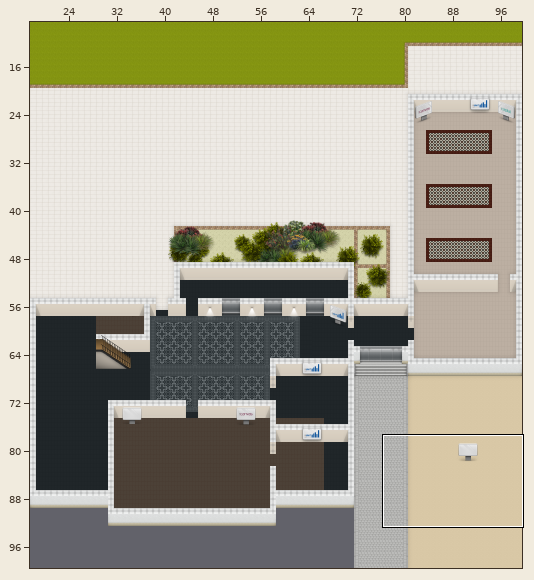
Tiled map (JSON): map.tmj. The picture above shows the old version from afar; the outline marks the close-up.
Close-up. As it was:
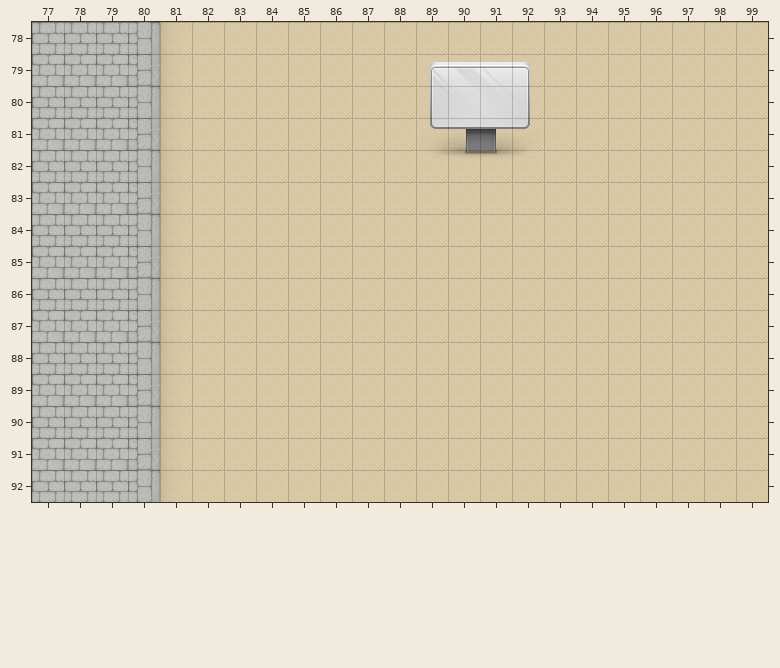
Cells are 32x32 px. Shown: x 77..99, y 78..92.
Once edited:
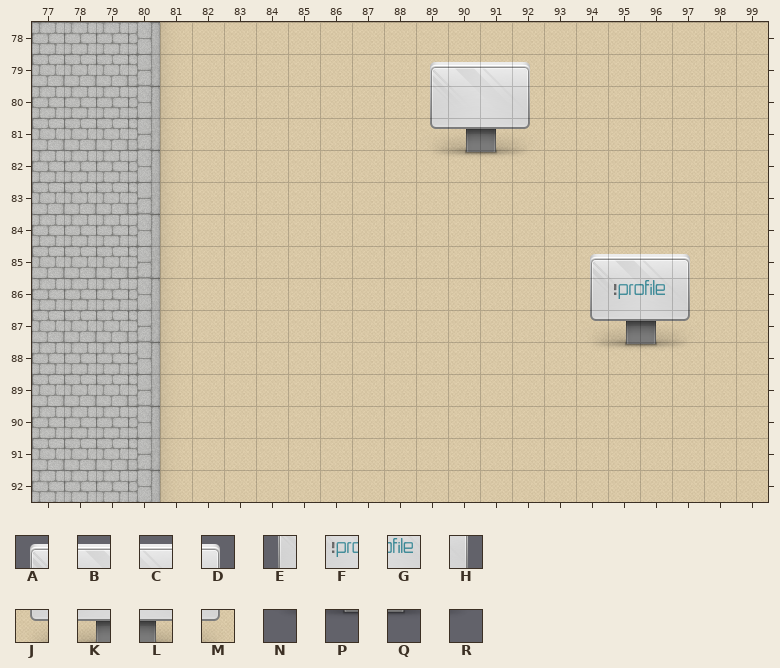
Key: from "group-Map-Textruren": A 1617, B 1618, C 1619, D 1620, E 1657, F 1658, G 1659, H 1660, J 1697, K 1698, L 1699, M 1700, N 1725, P 1726, Q 1727, R 1728.
_ is an empty cell, . an unchanged one.
See-through tiles are keyed as they look on the map.
Edits made:
--- layer "Rooms/Extras"
@@ x 94..97 @@
-85 ____
-86 ____
-87 ____
-88 ____
+85 ABCD
+86 EFGH
+87 JKLM
+88 NPQR
Pixel boxes of the changes (left, top, right, bottom) in both close-ups:
added: (590, 254, 690, 349)
